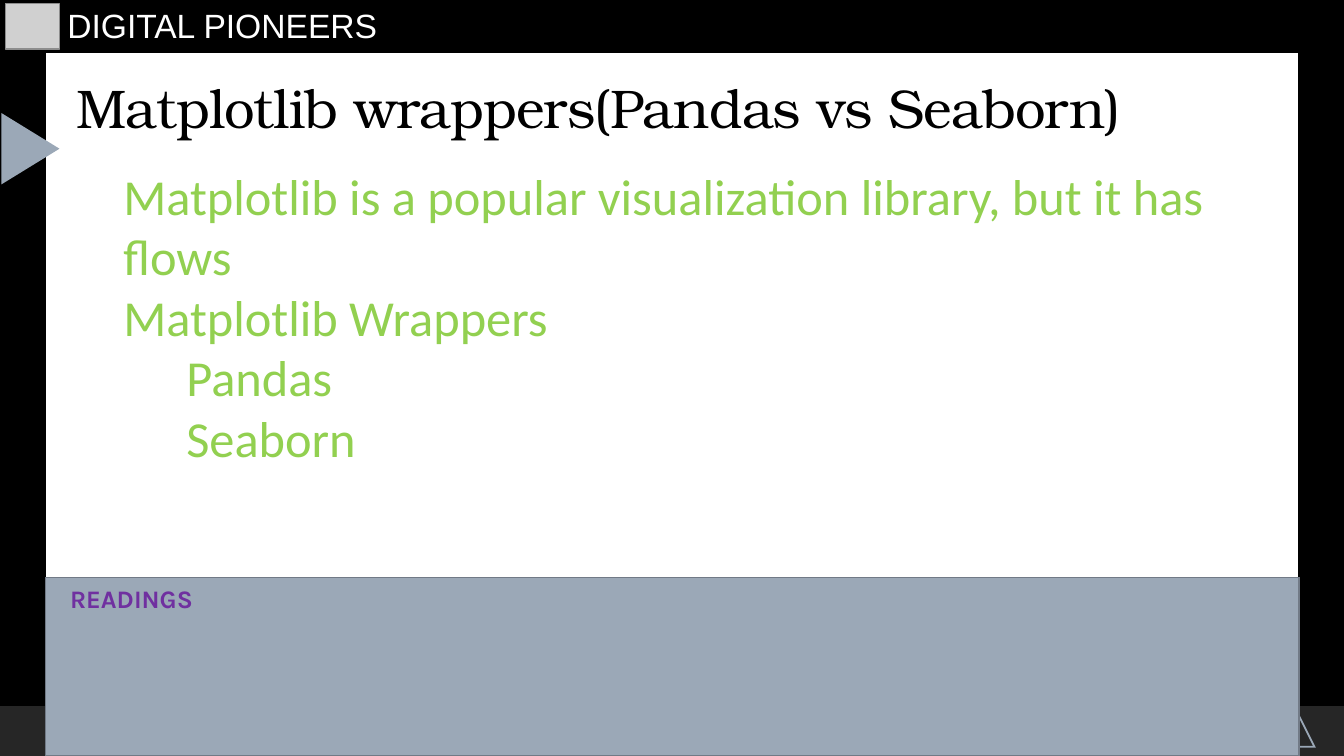
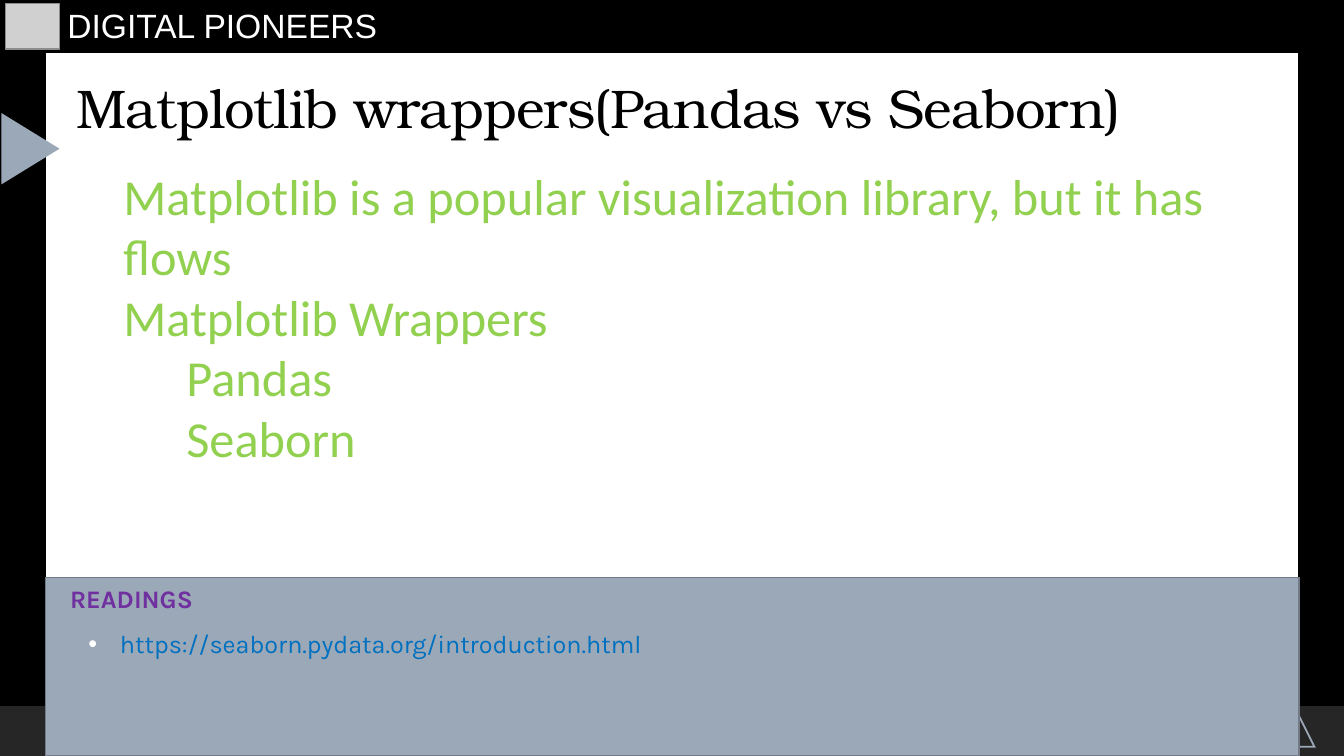
Before and after one commit to starswish2100/pythoninfinance, a slide deck: slide 9 of Introduction/hewei-material/6.Reporting_Virtualization/ReportingVirtualization.odp. Drawn at 1344x756 pixels with LibreOffice and Linux fonts; fonts in the diff are those of the drawing; grey boxes stand for pictures. Boxes give left, top, right and bottom in pixels: in the first picture for what was removed or moved away, otherwise in the second. Text is boxed around its words. In the diff, an @@ line names an element or a change of style, - is before the commit and + after.

```diff
--- a/Introduction/hewei-material/6.Reporting_Virtualization/ReportingVirtualization.odp
+++ b/Introduction/hewei-material/6.Reporting_Virtualization/ReportingVirtualization.odp
@@ text added at (120,634,642,659), 18 pt, text #0070C0 @@
+• https://seaborn.pydata.org/introduction.html
```
Also in this commit, not shown: 8 other slides changed, 2 slides added, 1 other file.
